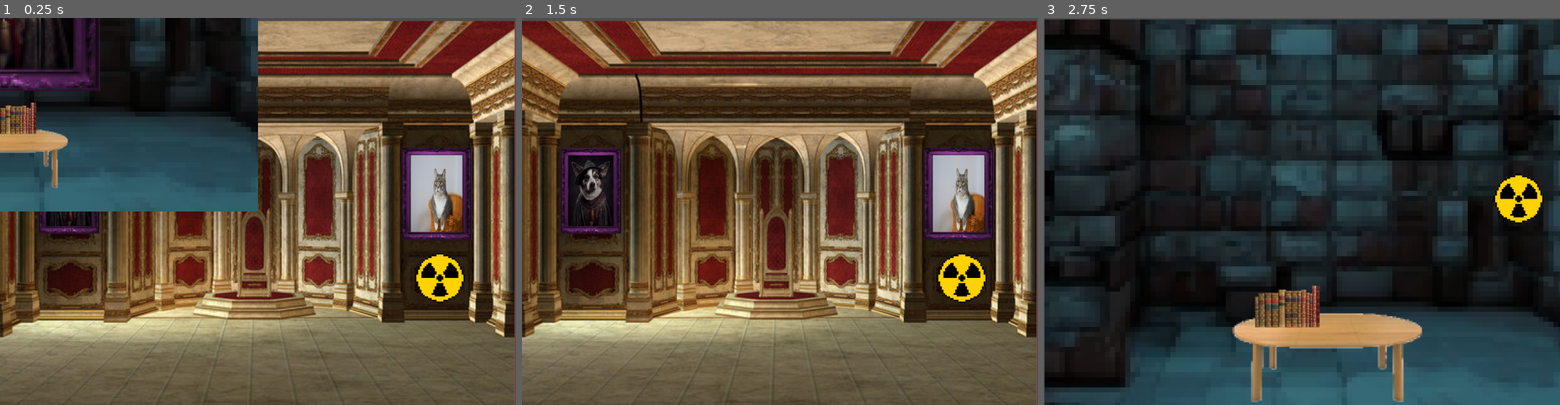
Above: before the commit, frames 1-3 (left to right).
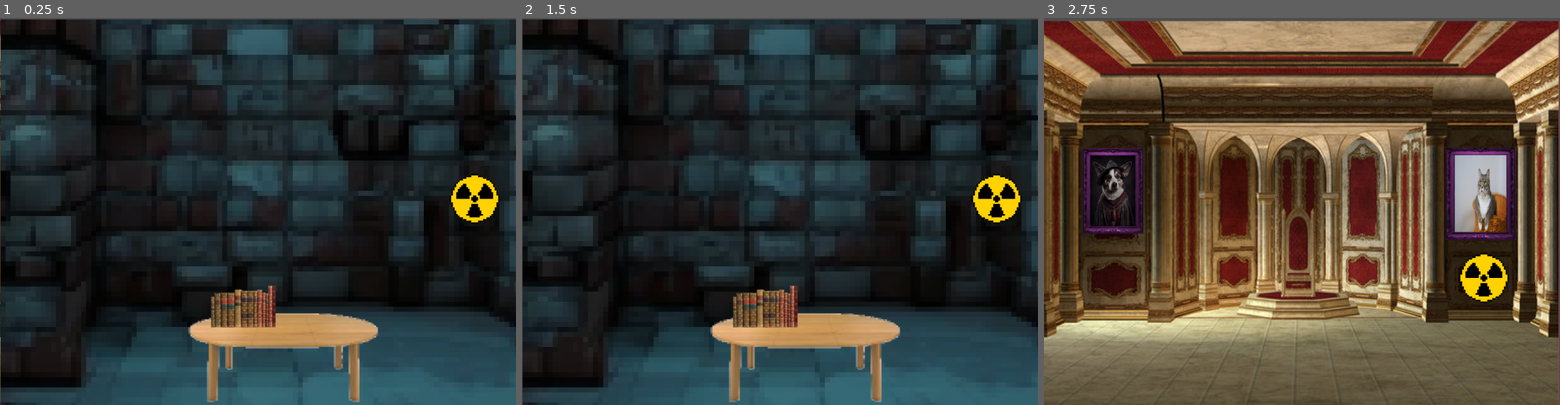
Above: after the commit, the same moments.

Repository: maunzCache/ldjam-55
Game: Godot game, scene res://main.tscn
The game is run twice, just before and just after one commit, with the same random seed, the same clock (stepped at 60 frames per second) and the same inputs.
Inputs (mouse positions are in pixels of both pictures, inside the frame that each line leads up to; where the layout moved, square brackets give the same spot in the first picture):
- Up to frame 1 (0.25 s): no input
- Up to frame 2 (1.5 s): click (960, 277) at 0.52 s; click (960, 277) [996, 199] at 1.25 s
- Up to frame 3 (2.75 s): click (1518, 199) [1482, 277] at 2 s

The runs differ from the first frame. In frame 1, 89% of the frame differs, in the area x 0-100%, y 0-100%; in frame 2, 95%; in frame 3, 95%.

Commit message:
Einmal Projekt gerade ziehen nach den merges

Diff:
--- a/project.godot
+++ b/project.godot
@@ -14,6 +14,7 @@
 config/version="0.1-alpha"
 run/main_scene="res://main.tscn"
 config/features=PackedStringArray("4.2", "Forward Plus")
+config/icon="res://icon.svg"
 
 [display]
 
--- a/room-001.tscn
+++ /dev/null
@@ -1,27 +0,0 @@
-[gd_scene load_steps=6 format=3 uid="uid://cdqp2w2j0gxxo"]
-
-[ext_resource type="Texture2D" uid="uid://dn8mkfrt4nho5" path="res://room_001_bg.png" id="1_wcde1"]
-[ext_resource type="Script" path="res://Klickbar.gd" id="1_yjsq0"]
-[ext_resource type="Texture2D" uid="uid://dgo4w6s7iyqis" path="res://books.png" id="2_b6dpv"]
-[ext_resource type="Texture2D" uid="uid://dx4ww25yx8xk1" path="res://table.png" id="2_r75wh"]
-[ext_resource type="Texture2D" uid="uid://elr45rotd31b" path="res://portrait.png" id="5_jyw67"]
-
-[node name="Room 001" type="Node2D"]
-
-[node name="Background" type="Sprite2D" parent="."]
-texture = ExtResource("1_wcde1")
-
-[node name="Tisch" type="Sprite2D" parent="."]
-position = Vector2(32, 280)
-texture = ExtResource("2_r75wh")
-script = ExtResource("1_yjsq0")
-
-[node name="Bücher" type="Sprite2D" parent="."]
-position = Vector2(24, 200)
-texture = ExtResource("2_b6dpv")
-script = ExtResource("1_yjsq0")
-
-[node name="Portrait" type="Sprite2D" parent="."]
-position = Vector2(0, -112)
-texture = ExtResource("5_jyw67")
-script = ExtResource("1_yjsq0")
--- /dev/null
+++ b/rooms/shelf_room.tscn
@@ -0,0 +1,27 @@
+[gd_scene load_steps=6 format=3 uid="uid://2k1tw8lqki72"]
+
+[ext_resource type="Texture2D" uid="uid://dnn730f6ew8m2" path="res://items/png/shelf_room_bg.png" id="1_dcrkv"]
+[ext_resource type="Texture2D" uid="uid://bldr6mmmby4c3" path="res://items/png/shelf.png" id="2_h6kvj"]
+[ext_resource type="Script" path="res://scripts/actions/Klickbar.gd" id="3_iew5f"]
+[ext_resource type="Texture2D" uid="uid://b0jsyjxqtxpst" path="res://items/png/potions.png" id="4_kkvhd"]
+[ext_resource type="Texture2D" uid="uid://30cledr5cm4m" path="res://items/png/empty_bottle.png" id="5_0rk1h"]
+
+[node name="Shelf room" type="Node2D"]
+
+[node name="Background" type="Sprite2D" parent="."]
+texture = ExtResource("1_dcrkv")
+
+[node name="Broken shelf" type="Sprite2D" parent="."]
+position = Vector2(228, -10)
+texture = ExtResource("2_h6kvj")
+script = ExtResource("3_iew5f")
+
+[node name="Potions" type="Sprite2D" parent="Broken shelf"]
+position = Vector2(76, 124)
+texture = ExtResource("4_kkvhd")
+script = ExtResource("3_iew5f")
+
+[node name="Empty bottle" type="Sprite2D" parent="Broken shelf"]
+position = Vector2(-446, 183)
+texture = ExtResource("5_0rk1h")
+script = ExtResource("3_iew5f")
--- /dev/null
+++ b/rooms/symbol_room.tscn
@@ -0,0 +1,27 @@
+[gd_scene load_steps=6 format=3 uid="uid://c1cqmknaiwxuy"]
+
+[ext_resource type="Texture2D" uid="uid://d2ra08w3yh81c" path="res://items/png/symbol_room_bg.png" id="1_1pphf"]
+[ext_resource type="Texture2D" uid="uid://bluanf2e3afky" path="res://items/png/symbol_01.png" id="2_oh8dk"]
+[ext_resource type="Script" path="res://scripts/actions/Klickbar.gd" id="3_ocmj4"]
+[ext_resource type="Texture2D" uid="uid://bmklmcqgvpsfq" path="res://items/png/symbol_02.png" id="4_ovrtc"]
+[ext_resource type="Texture2D" uid="uid://r6ih8ubtxpai" path="res://items/png/symbol_03.png" id="5_v18hg"]
+
+[node name="Symbol room" type="Node2D"]
+
+[node name="Background" type="Sprite2D" parent="."]
+texture = ExtResource("1_1pphf")
+
+[node name="Symbol Alpha" type="Sprite2D" parent="."]
+position = Vector2(161, 49)
+texture = ExtResource("2_oh8dk")
+script = ExtResource("3_ocmj4")
+
+[node name="Symbol Beta" type="Sprite2D" parent="."]
+position = Vector2(158, -289)
+texture = ExtResource("4_ovrtc")
+script = ExtResource("3_ocmj4")
+
+[node name="Symbol Ceta" type="Sprite2D" parent="."]
+position = Vector2(-147, -172)
+texture = ExtResource("5_v18hg")
+script = ExtResource("3_ocmj4")
--- a/scripts/actions/room-001.tscn
+++ /dev/null
@@ -1,27 +0,0 @@
-[gd_scene load_steps=6 format=3 uid="uid://cdqp2w2j0gxxo"]
-
-[ext_resource type="Texture2D" uid="uid://dn8mkfrt4nho5" path="res://room_001_bg.png" id="1_wcde1"]
-[ext_resource type="Script" path="res://Klickbar.gd" id="1_yjsq0"]
-[ext_resource type="Texture2D" uid="uid://dgo4w6s7iyqis" path="res://books.png" id="2_b6dpv"]
-[ext_resource type="Texture2D" uid="uid://dx4ww25yx8xk1" path="res://table.png" id="2_r75wh"]
-[ext_resource type="Texture2D" uid="uid://elr45rotd31b" path="res://portrait.png" id="5_jyw67"]
-
-[node name="Room 001" type="Node2D"]
-
-[node name="Background" type="Sprite2D" parent="."]
-texture = ExtResource("1_wcde1")
-
-[node name="Tisch" type="Sprite2D" parent="."]
-position = Vector2(32, 280)
-texture = ExtResource("2_r75wh")
-script = ExtResource("1_yjsq0")
-
-[node name="Bücher" type="Sprite2D" parent="."]
-position = Vector2(24, 200)
-texture = ExtResource("2_b6dpv")
-script = ExtResource("1_yjsq0")
-
-[node name="Portrait" type="Sprite2D" parent="."]
-position = Vector2(0, -112)
-texture = ExtResource("5_jyw67")
-script = ExtResource("1_yjsq0")
--- a/scripts/actions/shelf_room.tscn
+++ /dev/null
@@ -1,27 +0,0 @@
-[gd_scene load_steps=6 format=3 uid="uid://2k1tw8lqki72"]
-
-[ext_resource type="Texture2D" uid="uid://dnn730f6ew8m2" path="res://shelf_room_bg.png" id="1_f8jww"]
-[ext_resource type="Texture2D" uid="uid://bldr6mmmby4c3" path="res://shelf.png" id="2_yhhkb"]
-[ext_resource type="Script" path="res://Klickbar.gd" id="3_eq83o"]
-[ext_resource type="Texture2D" uid="uid://b0jsyjxqtxpst" path="res://potions.png" id="4_opy4t"]
-[ext_resource type="Texture2D" uid="uid://30cledr5cm4m" path="res://empty_bottle.png" id="5_2wqqb"]
-
-[node name="Shelf room" type="Node2D"]
-
-[node name="Background" type="Sprite2D" parent="."]
-texture = ExtResource("1_f8jww")
-
-[node name="Broken shelf" type="Sprite2D" parent="."]
-position = Vector2(228, -10)
-texture = ExtResource("2_yhhkb")
-script = ExtResource("3_eq83o")
-
-[node name="Potions" type="Sprite2D" parent="Broken shelf"]
-position = Vector2(76, 124)
-texture = ExtResource("4_opy4t")
-script = ExtResource("3_eq83o")
-
-[node name="Empty bottle" type="Sprite2D" parent="Broken shelf"]
-position = Vector2(-446, 183)
-texture = ExtResource("5_2wqqb")
-script = ExtResource("3_eq83o")
--- a/scripts/actions/symbol_room.tscn
+++ /dev/null
@@ -1,27 +0,0 @@
-[gd_scene load_steps=6 format=3 uid="uid://c1cqmknaiwxuy"]
-
-[ext_resource type="Texture2D" uid="uid://d2ra08w3yh81c" path="res://symbol_room_bg.png" id="1_saie3"]
-[ext_resource type="Texture2D" uid="uid://bluanf2e3afky" path="res://symbol_01.png" id="2_8t2ba"]
-[ext_resource type="Script" path="res://Klickbar.gd" id="3_l0tx6"]
-[ext_resource type="Texture2D" uid="uid://bmklmcqgvpsfq" path="res://symbol_02.png" id="4_ndia7"]
-[ext_resource type="Texture2D" uid="uid://r6ih8ubtxpai" path="res://symbol_03.png" id="5_8o8l2"]
-
-[node name="Symbol room" type="Node2D"]
-
-[node name="Background" type="Sprite2D" parent="."]
-texture = ExtResource("1_saie3")
-
-[node name="Symbol Alpha" type="Sprite2D" parent="."]
-position = Vector2(161, 49)
-texture = ExtResource("2_8t2ba")
-script = ExtResource("3_l0tx6")
-
-[node name="Symbol Beta" type="Sprite2D" parent="."]
-position = Vector2(158, -289)
-texture = ExtResource("4_ndia7")
-script = ExtResource("3_l0tx6")
-
-[node name="Symbol Ceta" type="Sprite2D" parent="."]
-position = Vector2(-147, -172)
-texture = ExtResource("5_8o8l2")
-script = ExtResource("3_l0tx6")
--- a/shelf_room.tscn
+++ /dev/null
@@ -1,27 +0,0 @@
-[gd_scene load_steps=6 format=3 uid="uid://2k1tw8lqki72"]
-
-[ext_resource type="Texture2D" uid="uid://dnn730f6ew8m2" path="res://shelf_room_bg.png" id="1_f8jww"]
-[ext_resource type="Texture2D" uid="uid://bldr6mmmby4c3" path="res://shelf.png" id="2_yhhkb"]
-[ext_resource type="Script" path="res://Klickbar.gd" id="3_eq83o"]
-[ext_resource type="Texture2D" uid="uid://b0jsyjxqtxpst" path="res://potions.png" id="4_opy4t"]
-[ext_resource type="Texture2D" uid="uid://30cledr5cm4m" path="res://empty_bottle.png" id="5_2wqqb"]
-
-[node name="Shelf room" type="Node2D"]
-
-[node name="Background" type="Sprite2D" parent="."]
-texture = ExtResource("1_f8jww")
-
-[node name="Broken shelf" type="Sprite2D" parent="."]
-position = Vector2(228, -10)
-texture = ExtResource("2_yhhkb")
-script = ExtResource("3_eq83o")
-
-[node name="Potions" type="Sprite2D" parent="Broken shelf"]
-position = Vector2(76, 124)
-texture = ExtResource("4_opy4t")
-script = ExtResource("3_eq83o")
-
-[node name="Empty bottle" type="Sprite2D" parent="Broken shelf"]
-position = Vector2(-446, 183)
-texture = ExtResource("5_2wqqb")
-script = ExtResource("3_eq83o")
--- a/symbol_room.tscn
+++ /dev/null
@@ -1,27 +0,0 @@
-[gd_scene load_steps=6 format=3 uid="uid://c1cqmknaiwxuy"]
-
-[ext_resource type="Texture2D" uid="uid://d2ra08w3yh81c" path="res://symbol_room_bg.png" id="1_saie3"]
-[ext_resource type="Texture2D" uid="uid://bluanf2e3afky" path="res://symbol_01.png" id="2_8t2ba"]
-[ext_resource type="Script" path="res://Klickbar.gd" id="3_l0tx6"]
-[ext_resource type="Texture2D" uid="uid://bmklmcqgvpsfq" path="res://symbol_02.png" id="4_ndia7"]
-[ext_resource type="Texture2D" uid="uid://r6ih8ubtxpai" path="res://symbol_03.png" id="5_8o8l2"]
-
-[node name="Symbol room" type="Node2D"]
-
-[node name="Background" type="Sprite2D" parent="."]
-texture = ExtResource("1_saie3")
-
-[node name="Symbol Alpha" type="Sprite2D" parent="."]
-position = Vector2(161, 49)
-texture = ExtResource("2_8t2ba")
-script = ExtResource("3_l0tx6")
-
-[node name="Symbol Beta" type="Sprite2D" parent="."]
-position = Vector2(158, -289)
-texture = ExtResource("4_ndia7")
-script = ExtResource("3_l0tx6")
-
-[node name="Symbol Ceta" type="Sprite2D" parent="."]
-position = Vector2(-147, -172)
-texture = ExtResource("5_8o8l2")
-script = ExtResource("3_l0tx6")
Binary file removed: books.png
Not shown, removed: books.png.import
Renamed: empty_bottle.png -> items/png/empty_bottle.png
Not shown, changed: items/png/empty_bottle.png.import
Renamed: potions.png -> items/png/potions.png
Not shown, changed: items/png/potions.png.import
Renamed: shelf.png -> items/png/shelf.png
Not shown, changed: items/png/shelf.png.import
Renamed: shelf_room_bg.png -> items/png/shelf_room_bg.png
Not shown, changed: items/png/shelf_room_bg.png.import
Renamed: symbol_01.png -> items/png/symbol_01.png
Not shown, changed: items/png/symbol_01.png.import
(and 14 more such lines)
